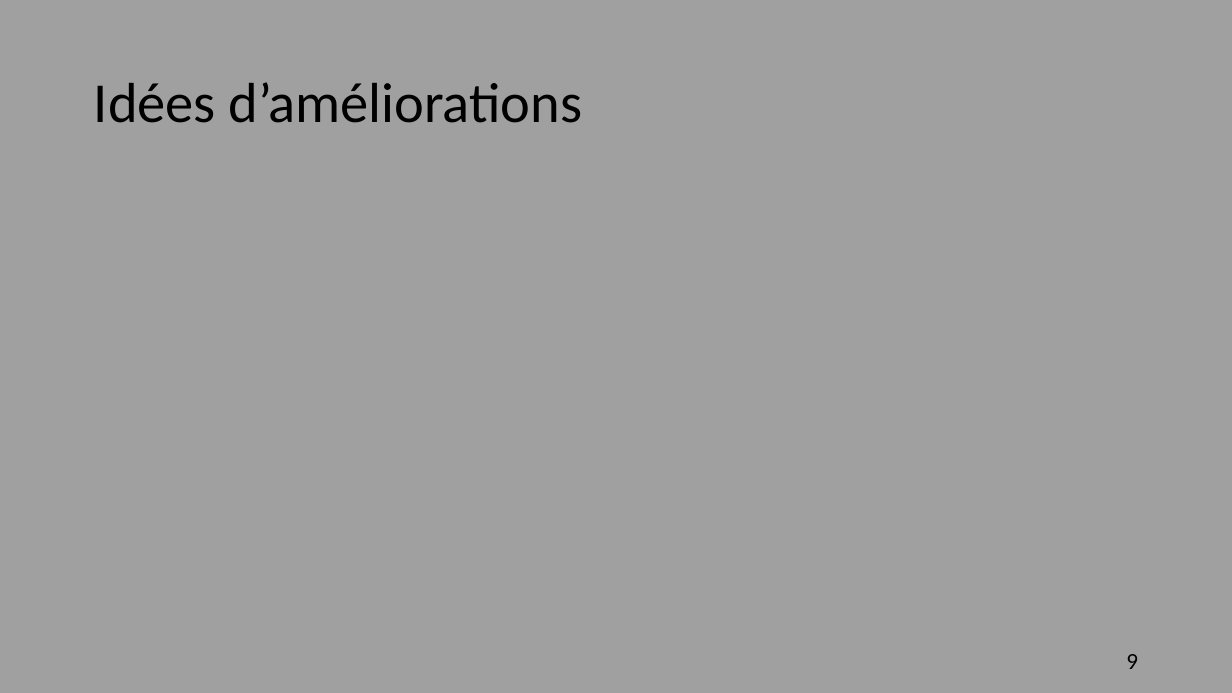
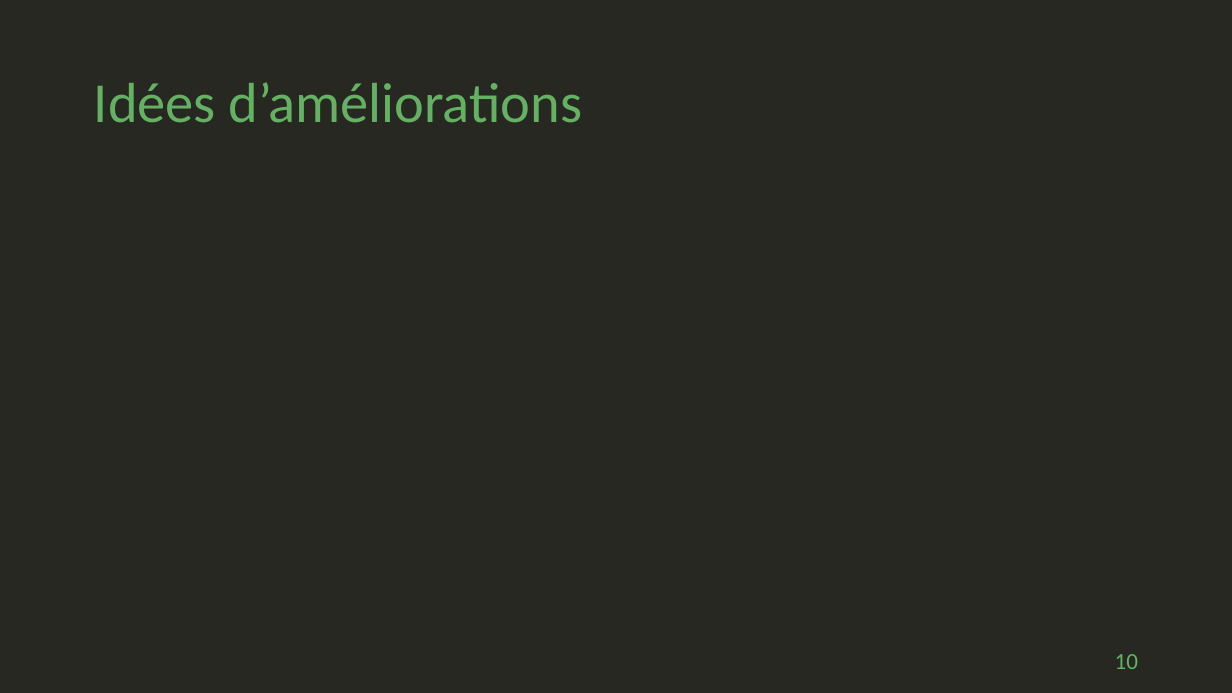
Before and after one commit to geoffrey-ll/OC_P07_Algorithmique, a slide deck: slide 10 of p07_slide.pptx (slide 9 before the commit). Drawn at 1232x693 pixels with LibreOffice and Linux fonts; fonts in the diff are those of the drawing. Boxes give left, top, right and bottom in pixels: in the first picture for what was removed or moved away, otherwise in the second. Text is boxed around its words. In the diff, an @@ line names an element or a change of style, - is before the commit and + after.

```diff
--- a/p07_slide.pptx
+++ b/p07_slide.pptx
@@ background #A0A0A0 to #272822 @@
@@ title "Idées d’améliorations" at (94, 82, 582, 123): text colour #000000 to #64B164 @@
@@ page number at (1115, 654, 1138, 669): text changed; text colour #000000 to #64B164 @@
-9
+10
```
Also in this commit, not shown: 9 other slides changed, 1 slide added, 1 other file.
